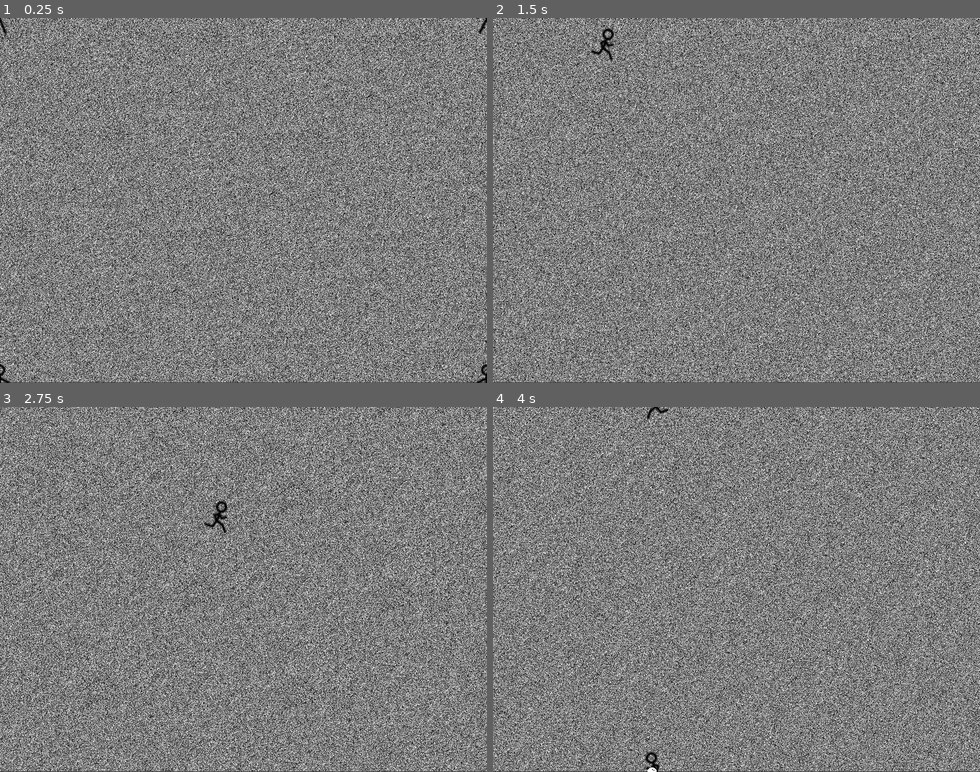
Above: before the commit, frames 1-4 (two rows, left to right).
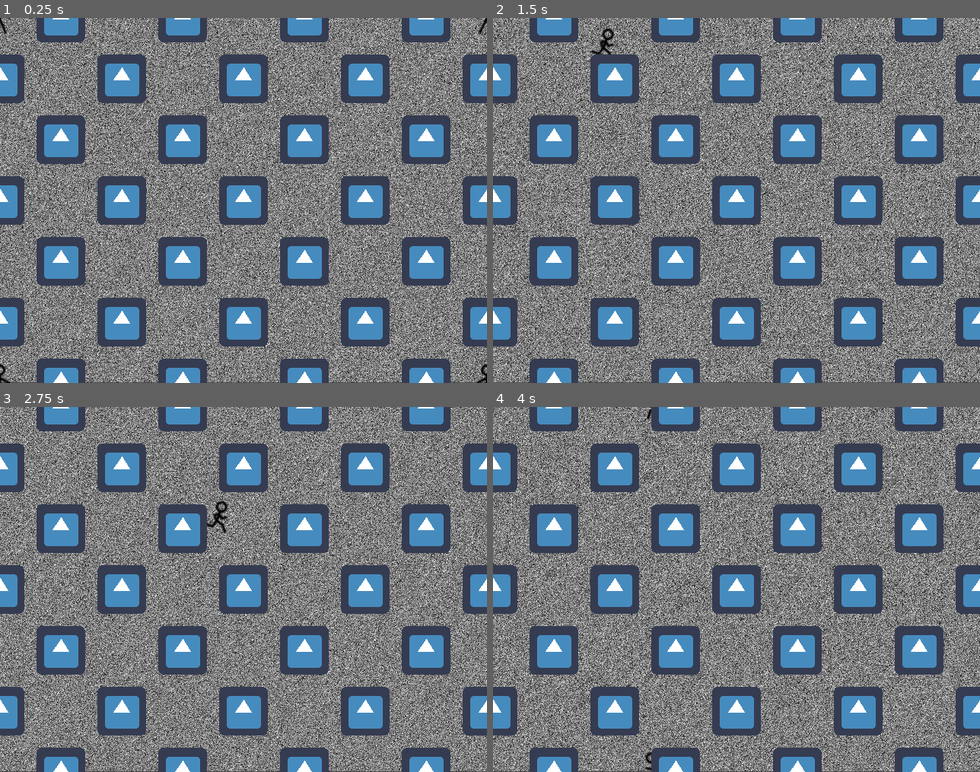
Above: after the commit, the same moments.

Repository: ssj71/nonlinearsnowballfight
Game: Godot game, scene res://fight.tscn
The game is run twice, just before and just after one commit, with the same random seed, the same clock (stepped at 60 frames per second) and the same inputs. The engine's default icon, where the game draws it, is replaced by a stand-in: a white triangle on a blue panel in a dark square.
Inputs:
- Up to frame 1 (0.25 s): no input
- Up to frame 2 (1.5 s): hold Right 0.53-1.28 s; tap Space at 0.77 s; hold Down from 1.28 s (still down)
- Up to frame 3 (2.75 s): tap Space at 1.52 s; release Down at 2.03 s; hold Right from 2.03 s (still down)
- Up to frame 4 (4 s): release Right at 2.78 s; hold Up 2.78-3.53 s; tap Space at 3.02, 3.77 s; hold Left from 3.53 s (still down)

The runs differ from the first frame. In frame 1, 74% of the frame differs, in the area x 0-100%, y 0-100%; in frame 2, 74%; in frame 3, 75%; in frame 4, 75%.

Commit message:
first vert teleport isn't working but we're close

Diff:
--- a/Teleports.gd
+++ b/Teleports.gd
@@ -9,13 +9,13 @@
 # 2 - all sides shuffle
 # 3 - teleports are non-transitive a->b but b->c
 
-const VERTICAL_ID_OFFSET = 12 #12 horizontal ids before the vertical ones
-const NEGATIVE_ID_OFFSET = 24 #24 ids, we store negative in the array after positive
-const TELEPORT_SIZE = 160 # size of side of each square bordered by teleports
-const TELEPORT_OFFSET = TELEPORT_SIZE/2 # offset of position to center teleport
-const TELEPORTS_PER_ROW = 4
-const WINDOW_WIDTH = 640 # pixels
-const WINDOW_HEIGHT = 480 #pixels
+const VERTICAL_ID_OFFSET = int(12) #12 horizontal ids before the vertical ones
+const NEGATIVE_ID_OFFSET = int(24) #24 ids, we store negative in the array after positive
+const TELEPORT_SIZE = int(160) # size of side of each square bordered by teleports
+const TELEPORT_OFFSET = int(80) # offset of position to center teleport
+const TELEPORTS_PER_ROW = int(4)
+const WINDOW_WIDTH = int(640) # pixels
+const WINDOW_HEIGHT = int(480) #pixels
 
 #each teleport has an id based on its position, this makes shuffling easier
 #ids are assigned to all horizontal teleports, then all vertical
@@ -36,15 +36,21 @@
 func telepos(id):
 	var x
 	var y
-	if(id<VERTICAL_ID_OFFSET):
+	var baseid = int(id)%NEGATIVE_ID_OFFSET
+	if(baseid<VERTICAL_ID_OFFSET):
 		#horizontal
-		x = (id*TELEPORT_SIZE+TELEPORT_OFFSET)%WINDOW_WIDTH
-		y = ((id/TELEPORTS_PER_ROW)*TELEPORT_SIZE)
+		x = (baseid*TELEPORT_SIZE+TELEPORT_OFFSET)%WINDOW_WIDTH
+		y = ((baseid/TELEPORTS_PER_ROW)*TELEPORT_SIZE)
+		if id<NEGATIVE_ID_OFFSET && y == 0:
+			y = WINDOW_HEIGHT
 	else:
 		#vertical
-		id -= VERTICAL_ID_OFFSET
-		x = (id*TELEPORT_SIZE)%WINDOW_WIDTH
-		y = ((id/TELEPORTS_PER_ROW)*TELEPORT_SIZE+TELEPORT_OFFSET)
+		baseid -= VERTICAL_ID_OFFSET
+		x = (baseid*TELEPORT_SIZE)%WINDOW_WIDTH
+		y = ((baseid/TELEPORTS_PER_ROW)*TELEPORT_SIZE+TELEPORT_OFFSET)
+		if id<NEGATIVE_ID_OFFSET && x == 0:
+			x = WINDOW_WIDTH
+	print("tpos ",x,",",y)
 	return Vector2(x,y)
 
 func newtele(x,y,w,h):
@@ -56,11 +62,24 @@
 	col.shape = RectangleShape2D.new()
 	col.shape.extents.x = w
 	col.shape.extents.y = h
-	#var sp = Sprite.new() #tmp sprite to make sure its where we expect
-	#sp.texture = load("res://icon.png")
-	#col.add_child(sp)
+	var sp = Sprite.new() #tmp sprite to make sure its where we expect
+	sp.texture = load("res://icon.png")
+	col.add_child(sp)
 	tel.add_child(col)
 	add_child(tel)
+
+#get positional change for teleporting snowball
+func telejump(inid, outid):
+	var x = 0
+	var y = 0
+	return Vector2(x,y)
+
+#get rotation vector for teleporting snowball velocity
+func telerotate(inid, outid):
+	var x = 0
+	var y = 0
+	return Vector2(x,y)
+
 
 func shuffle():
 	randomize()
@@ -81,11 +100,12 @@
 					repull = true
 				else:
 					repull = false
-					telemap[i] = v
-					telemap[v] = i
-					#and the negative
-					telemap[i+NEGATIVE_ID_OFFSET] = v+NEGATIVE_ID_OFFSET
-					telemap[v+NEGATIVE_ID_OFFSET] = i+NEGATIVE_ID_OFFSET
+					#positive in maps to negative out
+					telemap[i] = v+NEGATIVE_ID_OFFSET
+					telemap[v+NEGATIVE_ID_OFFSET] = i
+					#and the negative in goes out positive
+					telemap[i+NEGATIVE_ID_OFFSET] = v
+					telemap[v] = i+NEGATIVE_ID_OFFSET
 			while telemap[i] != -1 and i < NEGATIVE_ID_OFFSET:
 				i += 1
 	#TODO: elif nonlinearity == 2:
--- a/ball.gd
+++ b/ball.gd
@@ -19,13 +19,37 @@
 #	pass
 
 func hit(area):
-	print(area.name)
 	if area.name == "Player" && area != thrower:
-		area.free()
+		if teleported:
+			area.free()
+			print("kill player")
+		#we hit something, stop the ball
+		vel = vel.normalized()
 	elif area.name.match("@Teleport@*"):
 		#add to teleported list
 		teleported = true
+		thrower = null #allow friendly fire
 		var T = get_node("../../Teleports")
-		print("telid ",T.teleid(area.position))
+		var id = T.teleid(area.position)
+		var to = -1 # teleport out id
+		if id < T.VERTICAL_ID_OFFSET:
+			#entering a horizontal teleport
+			if vel.y > 0:
+				#positive
+				to = T.telemap[id]
+			else:
+				#negative
+				id += T.NEGATIVE_ID_OFFSET
+				to = T.telemap[id] # teleport out id
+		else:
+			#entering a vertical teleport
+			if vel.x > 0:
+				to = T.telemap[id] # teleport out id
+			else:
+				#negative
+				id += T.NEGATIVE_ID_OFFSET
+				to = T.telemap[id] # teleport out id
+		position += T.telepos(to) - T.telepos(id)
+		print("telid ",id," ",to)
 		#vel = Vector2(0,0)#kills the ball
 		#thrower = null
--- a/fight.tscn
+++ b/fight.tscn
@@ -65,6 +65,7 @@
 position = Vector2( 319, 241 )
 frames = SubResource( 1 )
 animation = "default"
+frame = 2
 playing = true
 
 [node name="Player" type="Area2D" parent="."]
